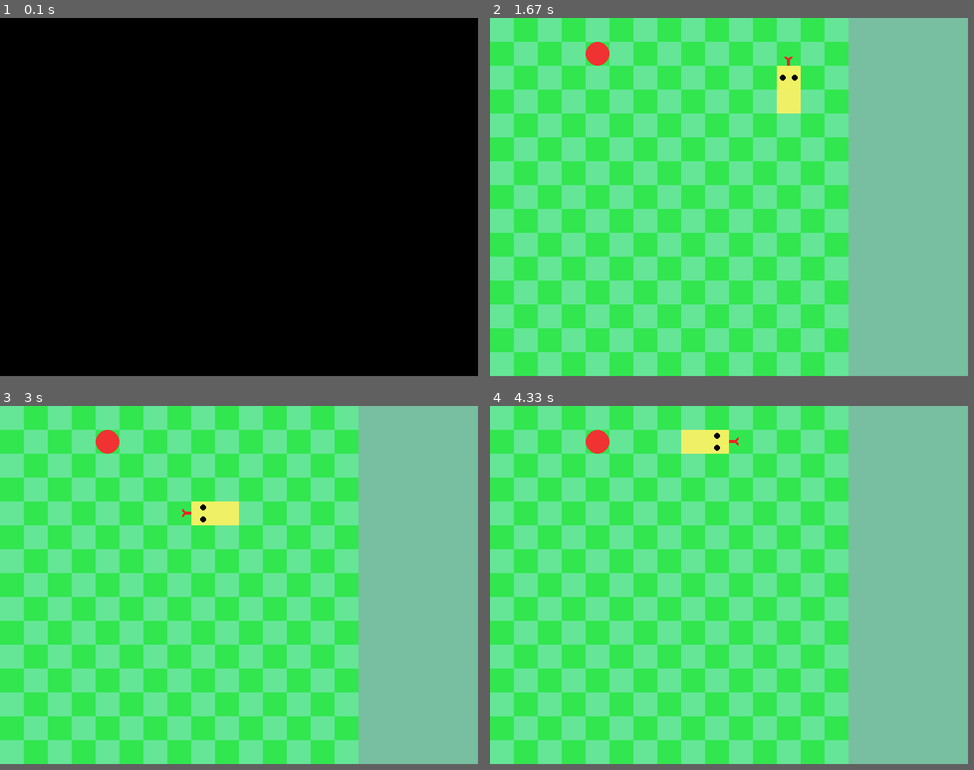
Above: before the commit, frames 1-4 (two rows, left to right).
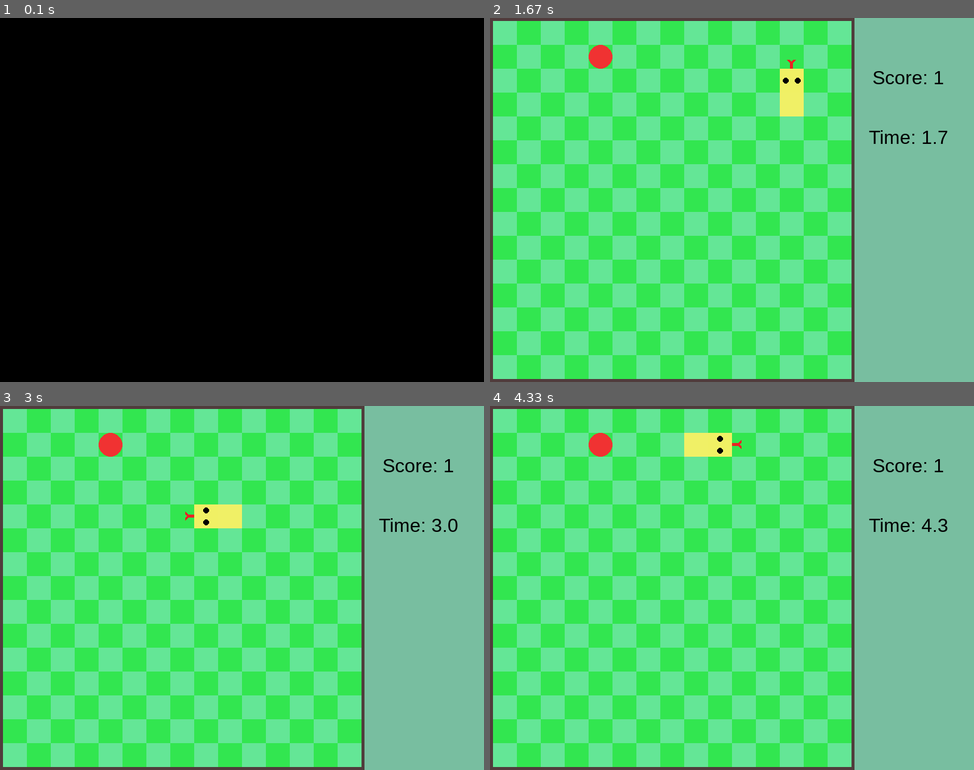
Above: after the commit, the same moments.

Repository: KingaBunkowska/Pygame
Game: pygame game, started from Snake/main.py
The game is run twice, just before and just after one commit, with the same random seed, the same clock (stepped at 60 frames per second) and the same inputs.
Inputs:
- Up to frame 1 (0.1 s): no input
- Up to frame 2 (1.67 s): hold D 0.33-0.8 s; hold W 0.83-1.3 s
- Up to frame 3 (3 s): hold A 1.83-2.37 s; hold S 2.4-2.85 s; hold A from 2.88 s (still down)
- Up to frame 4 (4.33 s): release A at 3.33 s; hold W 3.37-3.82 s; hold D from 3.85 s (still down)
The window is 800x600 before the commit and 810x610 after it. Grey fills any space a smaller window leaves; there, only what the larger window draws over its background counts as a difference.

The runs differ from the first frame. In frame 1, only the window size differs. In frame 2, 19% of the frame differs, in the area x 0-95%, y 0-100%; in frame 3, 19%; in frame 4, 19%.

Commit message:
Add border to board and displaying score and time

Diff:
--- a/Snake/GUI.py
+++ b/Snake/GUI.py
@@ -10,9 +10,12 @@
     TONGUE_COLOR = (235, 35, 35)
     TONGUE_LENGHT = 10
     TONGUE_WIDTH = 5
+    FONT = pygame.font.SysFont("Arial", 32)
+
+
 
     def __init__(self, game, x_start, y_start, x_end=-1, y_end=-1):
-        self.WIDTH, self.HEIGHT = 800, 600
+        self.WIDTH, self.HEIGHT = 810, 610
         self.WIN = pygame.display.set_mode((self.WIDTH, self.HEIGHT))
         self.FIELD_COLORS = ((100, 230, 150), (50, 230, 80))
         self.BACKGROUND_COLOR = (120, 190, 160)
@@ -50,6 +53,13 @@
                 self.FIELD_SIZE,
             )
 
+
+    def draw_border(self):
+        border_radious = 5
+        all_board = pygame.Rect(self.LEFT-border_radious, self.TOP-border_radious, 2*border_radious + self.FIELD_SIZE*self.game.board_size, 2*border_radious + self.FIELD_SIZE*self.game.board_size)
+
+        pygame.draw.rect(self.WIN, (80, 60, 60), all_board, width = 5)
+
     def pos_to_coordinates(self, coordinates):  # return top left corner
         return (
             self.LEFT + self.FIELD_SIZE * coordinates[0],
@@ -256,3 +266,13 @@
                 ),
                 self.FIELD_SIZE // 2,
             )
+
+    def draw_score(self, score):
+        text_surface = self.FONT.render("Score: " + str(score), True, (0, 0, 0))
+        text_rect = text_surface.get_rect(center=(700, 100))
+        self.WIN.blit(text_surface, text_rect)
+
+    def draw_time(self, time):
+        text_surface = self.FONT.render("Time: " + str(round(time, 1)), True, (0, 0, 0))
+        text_rect = text_surface.get_rect(center=(700, 200))
+        self.WIN.blit(text_surface, text_rect)
--- a/Snake/Game.py
+++ b/Snake/Game.py
@@ -3,6 +3,7 @@
 import snake
 import GUI
 import main
+import time
 
 
 class Game:
@@ -12,6 +13,7 @@
     last_dir = (1, 0)
     turn_dir = (1, 0)
     score = 0
+    start_time = time.time()
 
     def __init__(self, s=15, fruit_number=0):
         if s >= 3 and s <= 40:
@@ -113,7 +115,7 @@
             self.snake.set_dir(dir)
 
     def run(self, clock):
-        gui = GUI.GUI(self, 0, 0)
+        gui = GUI.GUI(self, 5, 5)
         ticks_in_game = 0
         while (1):
             clock.tick(main.FPS)
@@ -129,5 +131,8 @@
                 gui.draw_board()
                 gui.draw_snake()
                 gui.draw_fruits()
+                gui.draw_border()
+                gui.draw_score(self.score)
+                gui.draw_time(time.time()-self.start_time)
 
                 pygame.display.flip()
